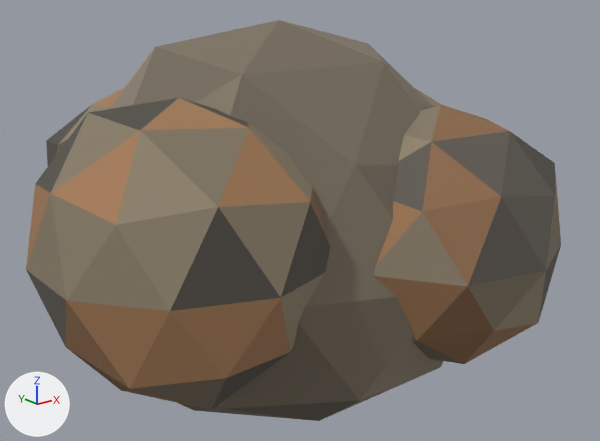
What one commit did to the glTF model game/assets/models/items/scree_pebbles.glb.
Camera for both pictures: a camera (50 mm lens) standing at (-0.388, -0.509, 0.205) and looking at (0.013, -0.009, 0.005). The lights are fixed; the arrows at lower left show +X, +Y and +Z. The older version comes first. Vertices at exactly the same position are counted once.
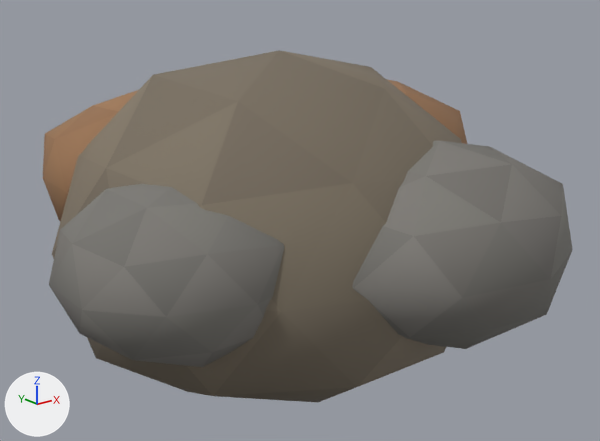
Edits to the scene script, one JSON object a line:
```json
{"block": "me_item_scree__mesh", "where": "# used by ob_mesh; location = (0.0, 0.0, 0.0)"}
{"op": "remove", "block": "me_item_scree__mesh", "code": "me_item_scree__mesh.from_pydata(...)  # 210 vertices, 400 faces; spans x -0.217..0.206, y -0.216..0.211, z -0.155..0.163"}
{"op": "add", "block": "me_item_scree__mesh", "code": "me_item_scree__mesh.from_pydata(...)  # 210 vertices, 400 faces; spans x -0.205..0.23, y -0.22..0.205, z -0.135..0.14"}
{"block": "me_item_scree__mesh", "change": "me_item_scree__mesh part 1: the loose piece of 42 vertices spanning x -0.217..-0.02, y -0.155..0.05, z -0.078..0.122 is scaled about its middle by (0.874, 0.793, 0.595), then moved by (-0.001, 0.0, -0.012)"}
{"block": "me_item_scree__mesh", "change": "me_item_scree__mesh part 2: 168 of 210 vertices moved; they spanned x -0.163..0.206, y -0.216..0.211, z -0.155..0.163 and now span x -0.171..0.23, y -0.22..0.205, z -0.135..0.14; mean shift (0.0, -0.001, 0.004); largest move (-0.05, 0.119, -0.077) -> (-0.049, 0.115, -0.033)"}
{"block": "me_item_scree__mesh", "change": "me_item_scree__mesh part 3: 153 faces centred in x -0.213..0.157, y -0.205..0.149, z -0.143..0.148 are repainted in the vertex colours; the middle colour goes from brown #8c7862 to grey #7b7670"}
{"block": "me_item_scree__mesh", "change": "me_item_scree__mesh part 4: 61 faces centred in x -0.128..0.197, y -0.034..0.198, z -0.067..0.114 are repainted in the vertex colours; the middle colour goes from dark grey #59544c to brown #9a7352"}
{"block": "me_item_scree__mesh", "change": "me_item_scree__mesh part 5: 70 faces centred in x -0.213..0.158, y -0.204..0.15, z -0.14..0.123 are repainted in the vertex colours; the middle colour goes from dark grey #5d5850 to grey #76746f"}
```

Where the change shows, as pixel boxes [x1, y1, x2, y2] in the pictures (600 x 441 px; the box of a moved part takes in the faces that stretch with it):
```json
{"object": "Mesh", "change": "reshaped, recoloured", "before": [26, 20, 561, 421], "after": [43, 50, 573, 402], "on screen": "12% shorter"}
{"part": 1, "of": "me_item_scree__mesh", "change": "moved or reshaped", "before": [26, 98, 330, 410], "after": [49, 184, 284, 367]}
{"part": 2, "of": "me_item_scree__mesh", "change": "moved or reshaped", "before": [46, 20, 561, 421], "after": [43, 50, 573, 402]}
{"part": 3, "of": "me_item_scree__mesh", "change": "recoloured", "before": [26, 20, 561, 421], "after": [49, 51, 573, 396]}
{"part": 4, "of": "me_item_scree__mesh", "change": "recoloured", "before": [46, 106, 90, 166], "after": [43, 93, 427, 194]}
{"part": 5, "of": "me_item_scree__mesh", "change": "recoloured", "before": [26, 75, 561, 421], "after": [49, 102, 572, 402], "on screen": "dark grey to grey"}
```
